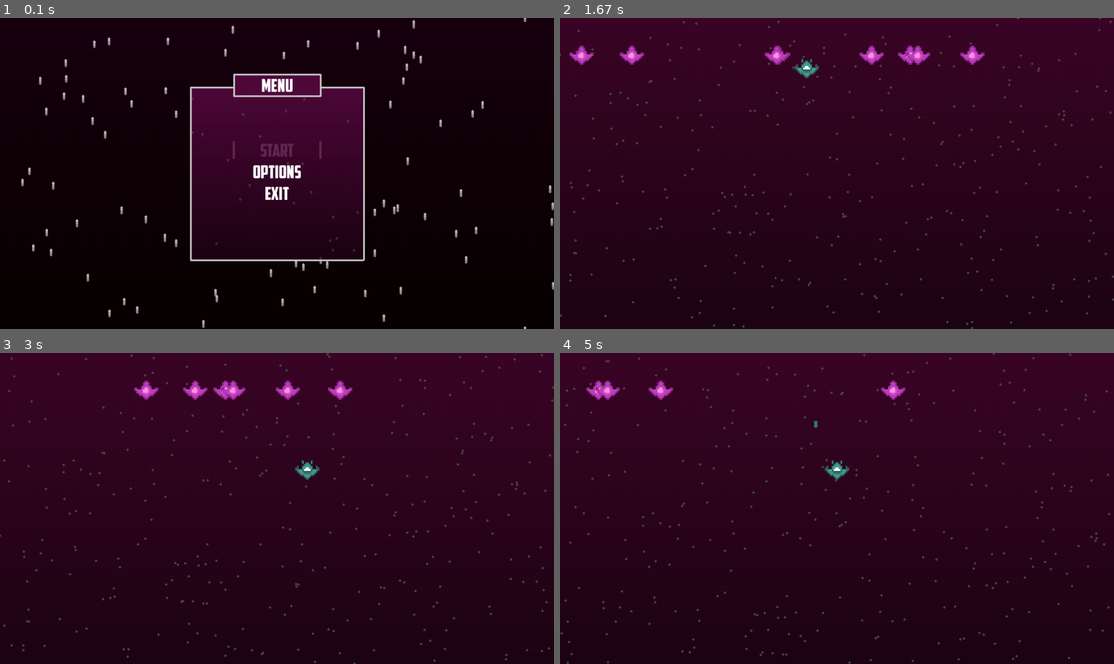
Above: before the commit, frames 1-4 (two rows, left to right).
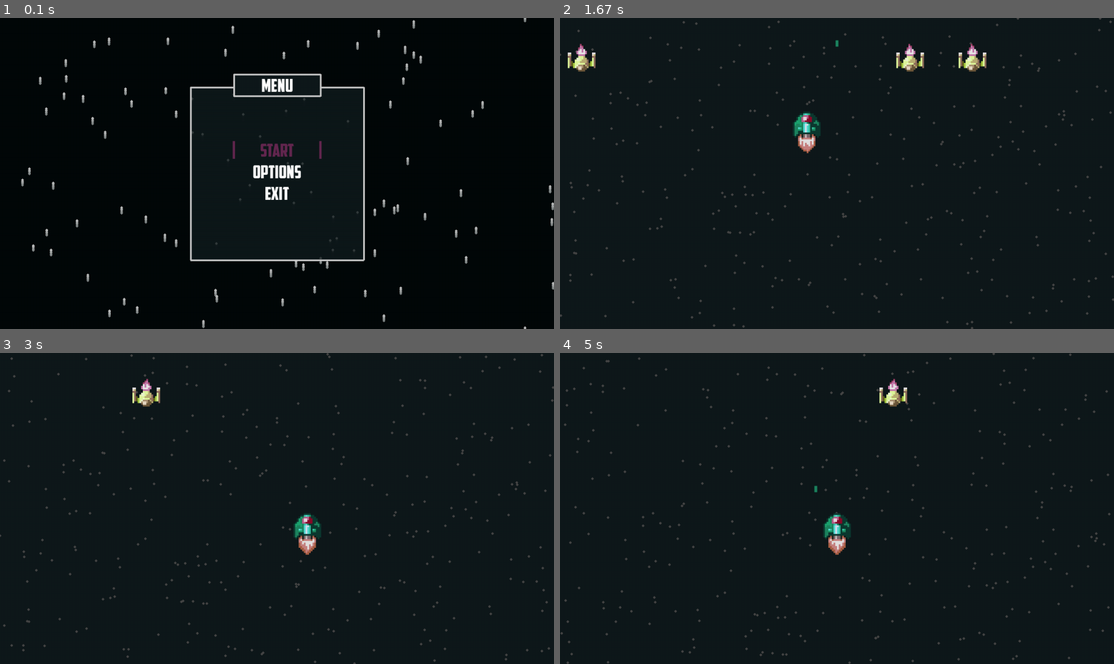
Above: after the commit, the same moments.

Repository: g-brrzzn/shootemup-Pygame
Game: pygame game, started from Game.py
Two runs of this game, one before a commit and one after it. Both use one fixed random seed, a clock stepped at 60 frames per second and the inputs below.
Inputs:
- Up to frame 1 (0.1 s): no input
- Up to frame 2 (1.67 s): tap Enter at 0.33 s; tap Space at 0.67, 1.07, 1.37, 1.57 s; hold Up 1-1.47 s; hold Right from 1.5 s (still down)
- Up to frame 3 (3 s): tap Space at 1.87, 2.07, 2.37, 2.63, 2.97 s; release Right at 1.97 s; hold Left 2-2.53 s; hold Down 2.57-2.87 s; hold Left from 2.9 s (still down)
- Up to frame 4 (5 s): tap Space at 3.27, 3.4, 3.8, 4.1, 4.47, 4.87 s; release Left at 3.3 s; hold Up 3.33-3.7 s; hold Right 3.73-4.37 s; hold Down 4.4-4.77 s; hold Left from 4.8 s (still down)

The runs differ from the first frame. In frame 1, 13% of the frame differs, in the area x 34-66%, y 18-68%; in frame 2, 64%; in frame 3, 64%, in the area x 0-100%, y 0-70%; in frame 4, 64%.

Commit message:
art and code revamp

Diff:
--- a/Classes.py
+++ b/Classes.py
@@ -65,7 +65,6 @@
 
 
 class Player:
-    vida = 3
     shot_delay = 0.25
     moving_right = False
     moving_left = False
@@ -77,12 +76,22 @@
     def __init__(self, pos):
         self.last_time = time()
         self.last_shot = self.last_time
-        self.image = pygame.image.load('assets/Player.png').convert()
-        self.image = pygame.transform.scale(self.image, (SCALED_SPRITE_SIZE, SCALED_SPRITE_SIZE))
-        self.image.set_colorkey((0, 0, 0))
+        self.sprites = []
+        for i in range(1, 3):
+            self.sprite = pygame.image.load(f'assets/player_idle{i}.png').convert()
+            self.sprite = pygame.transform.scale(self.sprite, (SCALED_SPRITE_SIZE, 24*4))
+            self.sprite.set_colorkey((0, 0, 0))
+            self.sprites.append(self.sprite)
+        self.current_sprite = 0
+        self.image = self.sprites[self.current_sprite]
         self.rect = self.image.get_rect(center=pos)
         self.movement = pygame.math.Vector2()
         self.speed = 7
+
+    def animate(self):
+        self.current_sprite += 0.07
+        if self.current_sprite >= len(self.sprites): self.current_sprite = 0
+        self.image = self.sprites[int(self.current_sprite)]
 
     def get_input(self, event):
         if event.key in CONTROLS['LEFT']:
@@ -125,28 +134,36 @@
         if self.rect[1] > WINDOW_SIZE[1] - self.rect.height: self.rect[1] = WINDOW_SIZE[1] - self.rect.height
         if self.rect[1] < 0: self.rect[1] = 0
 
+        self.animate()
+
     def draw(self, surf):
         surf.blit(self.image, self.rect)
 
 
-class Enemy1: # Placeholder enemy
+class Enemy1:  # Placeholder enemy
     instancelist = []
     speed = WINDOW_SIZE[1] * 0.004
 
-    def __init__(self, pos, name):
-        if pos is None and name is None:
-            pass
-        else:
-            self.x, self.y = pos
-            self.name = name
-            self.instancelist.append(self)
-            self.image = pygame.image.load('assets/Enemy1.png').convert()
-            self.image.set_colorkey((0, 0, 0))
-            self.image = pygame.transform.flip(self.image, False, True)
-            self.image = pygame.transform.scale(self.image, (SCALED_SPRITE_SIZE, SCALED_SPRITE_SIZE))
-            self.rect = self.image.get_rect()
-            self.direction = choice([True, False])
-            self.y_direction = False
+    def __init__(self, pos):
+        self.x, self.y = pos
+        self.instancelist.append(self)
+        self.sprites = []
+        for i in range(1, 3):
+            self.sprite = pygame.image.load(f'assets/enemy_idle{i}.png').convert()
+            self.sprite = pygame.transform.flip(self.sprite, False, True)
+            self.sprite = pygame.transform.scale(self.sprite, (SCALED_SPRITE_SIZE, SCALED_SPRITE_SIZE))
+            self.sprite.set_colorkey((0, 0, 0))
+            self.sprites.append(self.sprite)
+        self.current_sprite = 0
+        self.image = self.sprites[self.current_sprite]
+        self.rect = self.image.get_rect()
+        self.direction = choice([True, False])
+        self.y_direction = False
+
+    def animate(self):
+        self.current_sprite += 0.07
+        if self.current_sprite >= len(self.sprites): self.current_sprite = 0
+        self.image = self.sprites[int(self.current_sprite)]
 
     def death(self):
         for bloc in Bullet.locs:
@@ -179,6 +196,7 @@
         self.rect[0] = self.x
         self.rect[1] = self.y
 
+        self.animate()
         self.draw(surf)
 
     def draw(self, surf):
@@ -189,7 +207,4 @@
         for i in range(1, n):
             x = randint(0, WINDOW_SIZE[0])
             y = WINDOW_SIZE[1]/2 - 300
-
-            newname = ''.join(choices(ascii_uppercase, k=5))
-            if newname not in Enemy1.instancelist:
-                Enemy1((x, y), newname)
+            Enemy1((x, y))
--- a/Game.py
+++ b/Game.py
@@ -3,6 +3,7 @@
 from states.Pause import *
 from states.GameState import GameState
 from states.Options import Options
+from states.DeathScreen import *
 from constants.global_imports import *
 from constants.global_var import *
 from constants.global_func import *
@@ -16,17 +17,21 @@
 
 
 class Game(GameState):
+    level = 1
     def __init__(self, screen=screen):
         super().__init__()
-        self.player = Player((WINDOW_SIZE[0] / 2, WINDOW_SIZE[1] / 2))
+        self.player = Player((WINDOW_SIZE[0] / 2, (WINDOW_SIZE[1] / 2)+150))
         self.background_fall = Fall(300)
         self.bullets = Bullet(self.player.rect[0] + SPRITE_SIZE, self.player.rect[1] + SPRITE_SIZE / 2, 5)
         self.next_state = "Pause"
-        self.enemy = Enemy1(None, None)
         self.last_time = last_time
+        self.level = 1
+        self.level_done = False
 
     def start(self):
-        Enemy1.spawn_enemy(10)
+        if not self.level_done:
+            Enemy1.spawn_enemy(self.level * 5)
+            self.level_done = True
 
     def get_event(self, event):
         if event.type == KEYDOWN:
@@ -44,9 +49,17 @@
         self.player.update(dt, self.last_time)
         self.background_fall.update()
         if Enemy1.instancelist is not None: [instance.update(dt, surf) for instance in Enemy1.instancelist]
+        if not len(Enemy1.instancelist):
+            self.level += 1
+            Enemy1.spawn_enemy(self.level * 5)
+            self.level_done = True
 
     def draw(self, surf=screen):
-        vertical(surf, False, (60, 7, 40, 255), (30, 5, 20, 255))
+        if SHOW_FPS:
+            text(f'FPS: {(int(clock.get_fps()))}', 50, 30, original_font=False)
+        text(f'Level {self.level}', WINDOW_SIZE[0]-50, WINDOW_SIZE[1]-30, original_font=False)
+
+        vertical(surf, False, BACKGROUND_COLOR_GAME_1, BACKGROUND_COLOR_GAME_2)
         self.background_fall.draw(surf)
         self.player.draw(surf)
 
@@ -92,10 +105,8 @@
         sys.exit()
 
     def draw(self):
-        if SHOW_FPS:
-            text(f'FPS: {(int(clock.get_fps()))}', 30, 30)
 
-        #pygame.display.set_icon(Player.image)
+        pygame.display.set_icon(pygame.image.load('assets/player_idle1.png'))
         pygame.display.set_caption(f'Shoot \'em Up - Pygame. FPS: {int(clock.get_fps())}')
         clock.tick(FRAME_RATE)
         pygame.display.update()
@@ -104,10 +115,11 @@
 
 if __name__ == "__main__":
     states = {
-        "Menu": Menu(),
-        "Game": Game(),
-        "Pause": Pause(),
-        "Exit": Exit(),
-        "Options": Options()
+        "Menu":     Menu(),
+        "Game":     Game(),
+        "Pause":    Pause(),
+        "Exit":     Exit(),
+        "Options":  Options(),
+        "Death":    Death()
     }
     game = GameRunner(screen, states, "Menu")
--- a/constants/global_func.py
+++ b/constants/global_func.py
@@ -4,11 +4,13 @@
 pygame.init()
 screen = pygame.display.set_mode(WINDOW_SIZE)
 font = pygame.font.Font('assets/American Captain.ttf', 42)
+gameplay_font = pygame.font.Font('assets/American Captain.ttf', 32)
 
 
-def text(string, x, y, color=(255, 255, 255)):
+def text(string, x, y, color=(255, 255, 255), original_font=True):
     string = str(string)
-    info = font.render(string, True, color)
+    if original_font: info = font.render(string, True, color)
+    else:             info = gameplay_font.render(string, True, color)
     textrect = info.get_rect()
     textrect.center = (x, y)
     screen.blit(info, textrect)
@@ -16,7 +18,7 @@
 
 def bool2Switch(bool):
     if bool: return 'ON'
-    else: return 'OFF'
+    else:    return 'OFF'
 
 
 def delta_time(last_time):
@@ -26,7 +28,7 @@
     return dt, last_time
 
 
-def vertical(surf, is_square=True, start_color=(80, 10, 60, 200), end_color=(30, 5, 20, 200)):
+def vertical(surf, is_square=True, start_color=BACKGROUND_COLOR_1, end_color=BACKGROUND_COLOR_2):
     if not is_square:
         size = WINDOW_SIZE
         axis_x, axis_y = 0, 0
@@ -35,7 +37,7 @@
         center = (WINDOW_SIZE[0] / 2, WINDOW_SIZE[1] / 2)
         x, y = center
         axis_x = x - size[0] / 2
-        axis_y = y - size[0] / 2
+        axis_y = y - size[1] / 2
 
     height = size[1]
     big_surf = pygame.Surface((1, height)).convert_alpha()
@@ -51,8 +53,7 @@
                        (int(sr + rm * y),
                         int(sg + gm * y),
                         int(sb + bm * y),
-                        int(sa + am * y))
-                       )
+                        int(sa + am * y)))
     v = pygame.transform.scale(big_surf, size)
     surf.blit(v, (axis_x, axis_y))
 
@@ -60,7 +61,7 @@
 def MenuMaker(options, title, selected, surf):
     vertical(surf)
     for i in range(200):
-        pygame.draw.line(surf, (80, 10, 60),
+        pygame.draw.line(surf, BACKGROUND_COLOR_MENU_1,
                          (WINDOW_SIZE[0] / 2 - 100 + i, WINDOW_SIZE[1] / 2 - 179),      # Title background
                          (WINDOW_SIZE[0] / 2 - 100 + i, WINDOW_SIZE[1] / 2 - 230), 4)   # Title background
     text(title, WINDOW_SIZE[0] / 2, WINDOW_SIZE[1] / 2 - 200)
--- a/constants/global_var.py
+++ b/constants/global_var.py
@@ -15,6 +15,15 @@
 SPRITE_SIZE = 16
 SCALED_SPRITE_SIZE = SPRITE_SIZE * 4
 
+
+BACKGROUND_COLOR_1 = (15, 25, 27, 200)
+BACKGROUND_COLOR_2 = (15, 25, 27, 200)
+
+BACKGROUND_COLOR_GAME_1 =(BACKGROUND_COLOR_1[0], BACKGROUND_COLOR_1[1], BACKGROUND_COLOR_1[2], 255)
+BACKGROUND_COLOR_GAME_2 =(BACKGROUND_COLOR_2[0], BACKGROUND_COLOR_2[1], BACKGROUND_COLOR_2[2], 255)
+
+BACKGROUND_COLOR_MENU_1 = (BACKGROUND_COLOR_1[0], BACKGROUND_COLOR_1[1], BACKGROUND_COLOR_1[2], 20)
+BACKGROUND_COLOR_MENU_2 = (BACKGROUND_COLOR_2[0], BACKGROUND_COLOR_2[1], BACKGROUND_COLOR_2[2], 20)
 CONTROLS = {
     'UP': [pygame.K_w, pygame.K_UP],
     'DOWN': [pygame.K_s, pygame.K_DOWN],
--- /dev/null
+++ b/states/DeathScreen.py
@@ -0,0 +1,78 @@
+from states.GameState import GameState
+from constants.global_imports import *
+from constants.global_var import *
+from constants.global_func import *
+from Classes import Fall
+
+class Exit(GameState):
+    def __init__(self):
+        super().__init__()
+        self.next_state = 'Pause'
+        self.fall = Fall(100)
+
+    def start(self):
+        self.selected = 0
+
+    def update(self, surf=screen):
+        MenuMaker(['EXIT TO MAIN-MENU', 'EXIT TO DESKTOP', 'BACK'], __class__.__name__, self.selected, surf)
+        self.fall.update()
+
+    def get_event(self, event):
+        if event.type == KEYDOWN:
+            if event.key in CONTROLS['DOWN']:
+                if self.selected == 2:
+                    self.selected = 0
+                else:
+                    self.selected += 1
+            if event.key in CONTROLS['UP']:
+                if self.selected == 0:
+                    self.selected = 2
+                else:
+                    self.selected -= 1
+            if event.key in CONTROLS['START']:
+                if self.selected == 0:
+                    self.next_state = 'Menu'
+                    self.done = True
+                elif self.selected == 1:
+                    pygame.quit()
+                    sys.exit()
+                elif self.selected == 2:
+                    self.next_state = 'Pause'
+                    self.done = True
+            if event.key in CONTROLS['ESC']:
+                self.next_state = 'Pause'
+                self.done = True
+
+
+class Death(GameState):
+    def __init__(self):
+        super().__init__()
+        self.next_state = 'Game'
+        self.fall = Fall(100)
+
+    def start(self):
+        self.selected = 0
+
+    def update(self, surf=screen):
+        MenuMaker(['RESTART', 'EXIT'], __class__.__name__, self.selected, surf)
+        self.fall.update()
+
+    def get_event(self, event):
+        if event.type == KEYDOWN:
+            if event.key in CONTROLS['DOWN']:
+                if self.selected == 1:
+                    self.selected = 0
+                else:
+                    self.selected += 1
+            if event.key in CONTROLS['UP']:
+                if self.selected == 0:
+                    self.selected = 1
+                else:
+                    self.selected -= 1
+            if event.key in CONTROLS['START']:
+                if self.selected == 0:
+                    self.next_state = 'Menu'
+                    self.done = True
+                elif self.selected == 1:
+                    self.next_state = 'Exit'
+                    self.done = True
--- a/states/Menu.py
+++ b/states/Menu.py
@@ -19,7 +19,7 @@
 
     def update(self, surf=screen):
         self.fall.update(-3, 0)
-        vertical(surf, False, (60, 5, 40, 20), (25, 2, 10, 20))
+        vertical(surf, False, BACKGROUND_COLOR_MENU_1, BACKGROUND_COLOR_MENU_2)
         MenuMaker(['START', 'OPTIONS', 'EXIT'], __class__.__name__, self.selected, surf)
 
     def get_event(self, event):
--- a/states/Options.py
+++ b/states/Options.py
@@ -20,7 +20,7 @@
 
     def update(self, surf=screen):
         self.fall.update(-3, 0)
-        vertical(surf, False, (60, 5, 40, 20), (25, 2, 10, 20))
+        vertical(surf, False, BACKGROUND_COLOR_MENU_1, BACKGROUND_COLOR_MENU_2)
         self.options = [f'RESOLUTION - {self.config_res}', f'SHOW FPS: {bool2Switch(SHOW_FPS)}',
                         f'FULLSCREEN: {bool2Switch(SET_FULLSCREEN)}', 'APPLY RESOLUTION', 'BACK']
         MenuMaker(self.options, __class__.__name__, self.selected, surf)
Binary file changed: assets/Bullet.png
Binary file added: assets/enemy_idle1.png
Binary file added: assets/enemy_idle2.png
Binary file added: assets/enemy_idle3.png
Binary file added: assets/player_idle1.png
Binary file added: assets/player_idle2.png
Binary file added: assets/player_idle3.png
